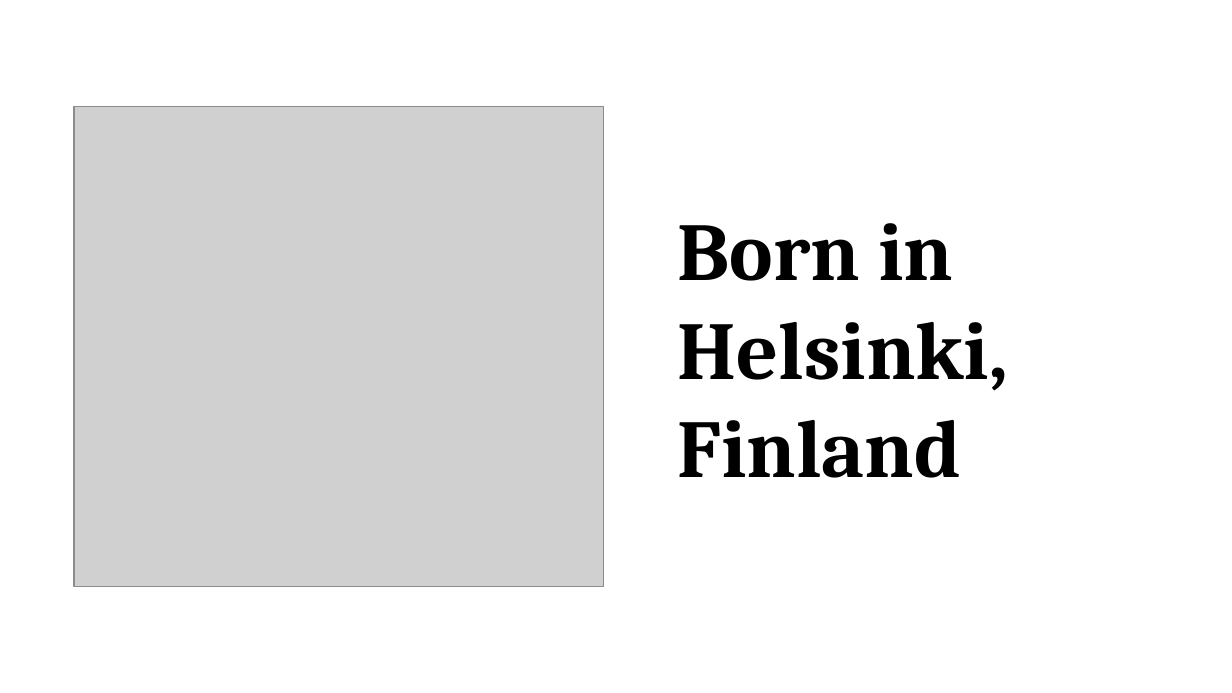
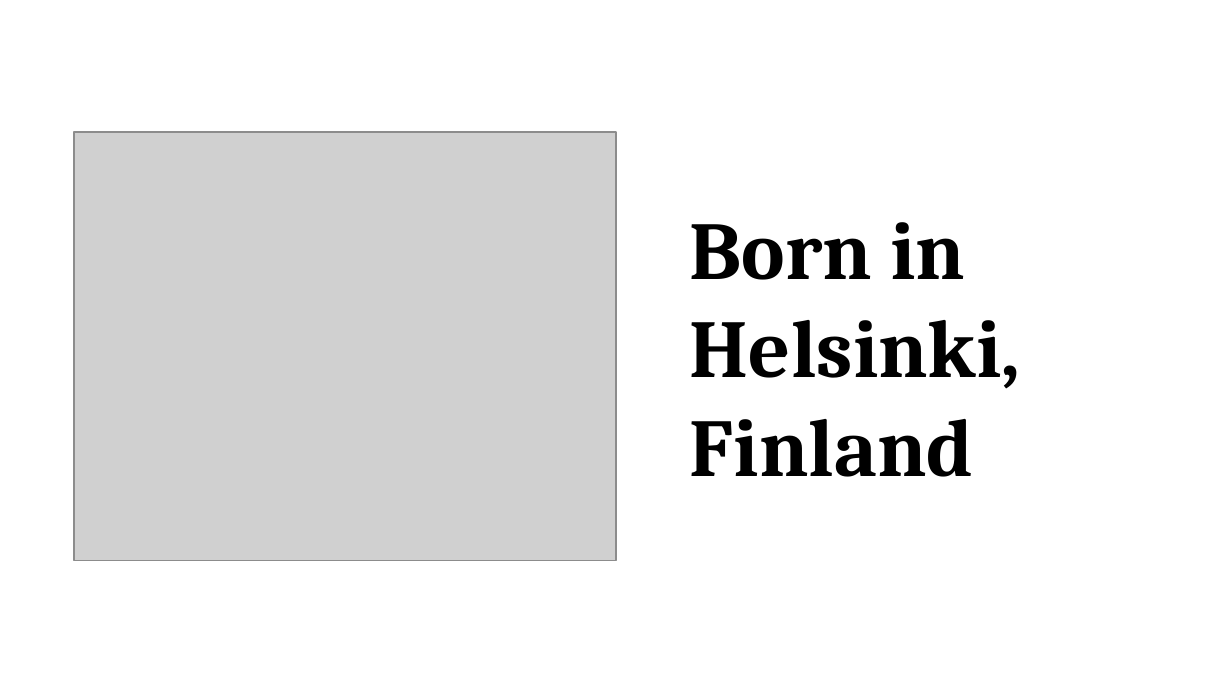
Before and after one commit to promilek2/Najs, a slide deck: slide 2 of Linus_Torvalds.pptx (slide 3 before the commit). Drawn at 1232x693 pixels with LibreOffice and Linux fonts; fonts in the diff are those of the drawing; grey boxes stand for pictures. Boxes give left, top, right and bottom in pixels: in the first picture for what was removed or moved away, otherwise in the second. Text is boxed around its words. In the diff, an @@ line names an element or a change of style, - is before the commit and + after.

```diff
--- a/Linus_Torvalds.pptx
+++ b/Linus_Torvalds.pptx
@@ text "Born in Helsinki, Finland": place and size @@
-text "Born in Helsinki, Finland" at [678, 223, 1009, 478]
+text "Born in Helsinki, Finland" at [690, 222, 1021, 477]
@@ picture: place and size @@
-picture at [74, 106, 604, 586]
+picture at [74, 132, 616, 561]
```
Also in this commit, not shown: 4 other slides changed, 5 slides removed.
